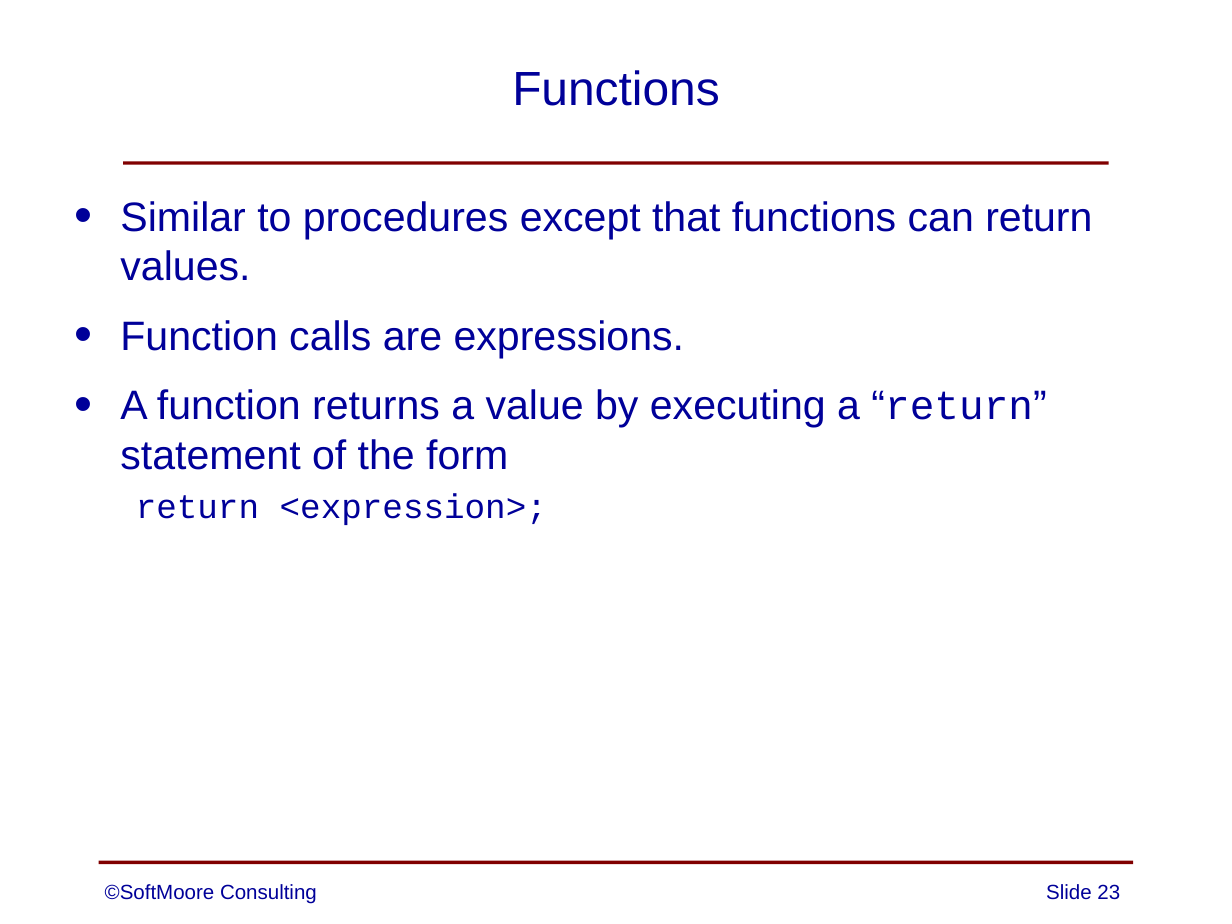
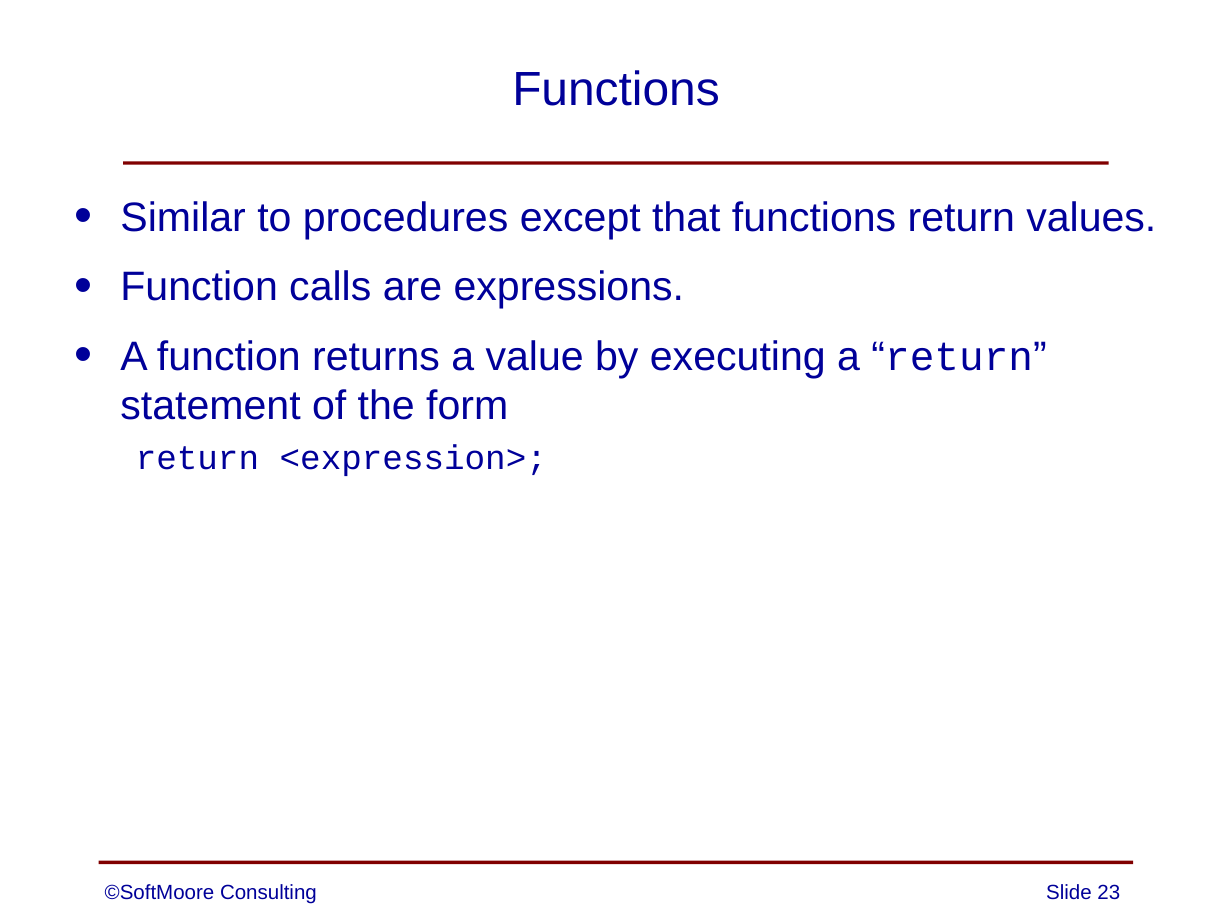
Before and after one commit to SoftMoore/CPRL, a slide deck: slide 23 of PowerPoint Slides/04 - Definition of CPRL.pptx. Drawn at 1232x924 pixels with LibreOffice and Linux fonts; fonts in the diff are those of the drawing. Boxes give left, top, right and bottom in pixels: in the first picture for what was removed or moved away, otherwise in the second. Text is boxed around its words. In the diff, an @@ line names an element or a change of style, - is before the commit and + after.

Commit message:
clarified the point that functions must return values

```diff
--- a/PowerPoint Slides/04 - Definition of CPRL.pptx
+++ b/PowerPoint Slides/04 - Definition of CPRL.pptx
@@ text at [120,201,1156,239]: text changed @@
-• Similar to procedures except that functions can return values.
+• Similar to procedures except that functions return values.
```
Also in this commit, not shown: 1 other file.
